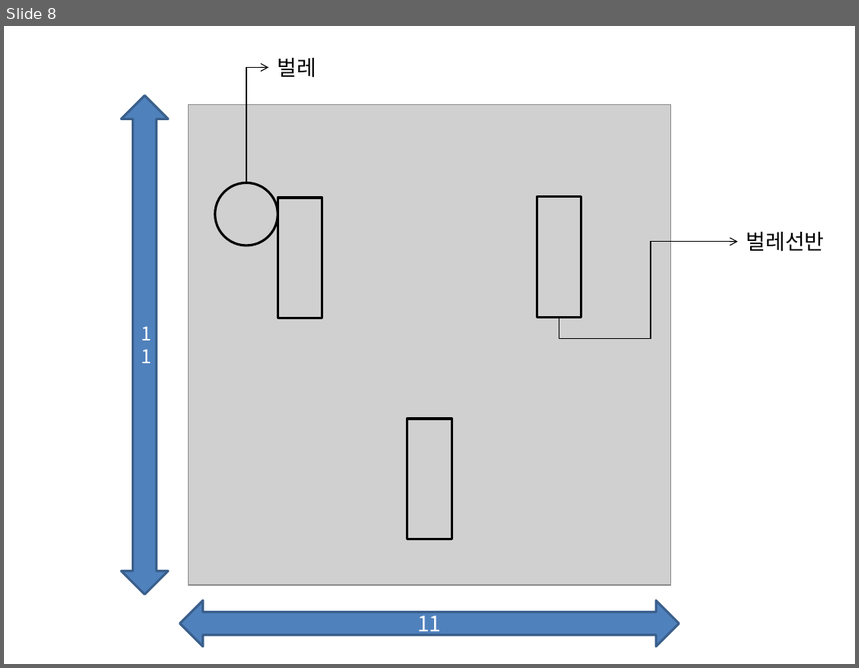
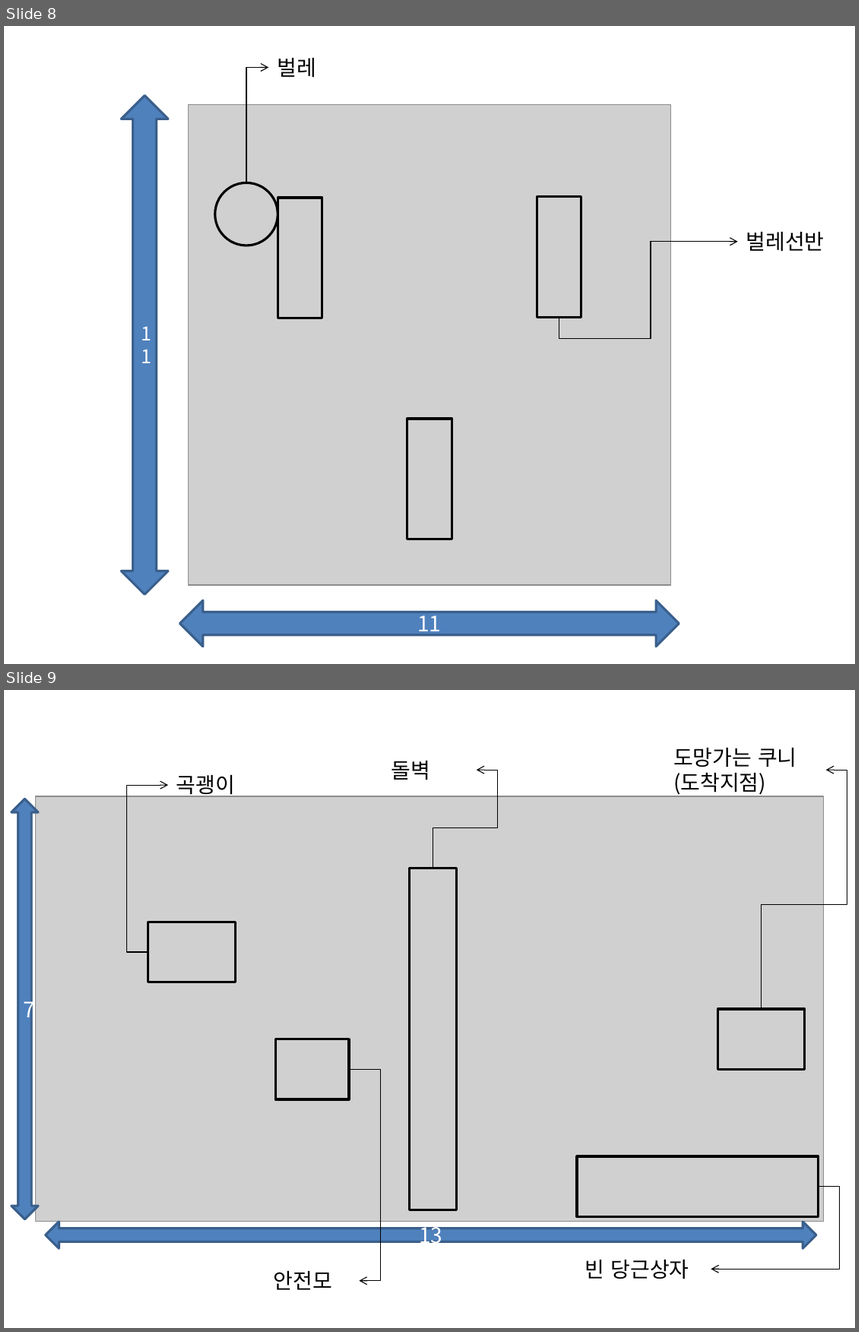
Before and after one commit to JinsooLee-Testing/aww, a slide deck: 기획문서/그림용ppt2.pptx. Shown one above the other, each under a label of ours: slide 8 before the commit, slides 8 and 9 after it. The pictures are 859x668 and 859x1332 pixels, drawn with LibreOffice and Linux fonts; fonts in the diff are those of the drawing; grey boxes stand for pictures. Boxes give left, top, right and bottom in pixels: in the first picture for what was removed or moved away, otherwise in the second. Text is boxed around its words. In the diff, an @@ line names an element or a change of style, - is before the commit and + after.

```diff
--- a/기획문서/그림용ppt2.pptx
+++ b/기획문서/그림용ppt2.pptx
@@ slide 9 added at [4, 690, 855, 1328], background #FFFFFF @@
@@ text added at [674, 748, 797, 796], 18 pt, text #000000 @@
+도망가는 쿠니
+(도착지점)
@@ text added at [177, 775, 235, 799], 18 pt, text #000000 @@
+곡괭이
@@ text added at [391, 761, 430, 780], 18 pt, text #000000 @@
+돌벽
@@ elbow arrow added from (433, 869) to (477, 770), #000000 0.75 pt @@
@@ elbow arrow added from (762, 1009) to (826, 770), #000000 0.75 pt @@
@@ up down arrow added at [12, 799, 38, 1220], fill #4F81BD, outline #3A5F8C 2 pt, 18 pt, text #FFFFFF @@
+7
@@ picture added at [35, 796, 824, 1222] @@
@@ elbow arrow added from (148, 952) to (168, 785), #000000 0.75 pt @@
@@ rectangle added at [409, 869, 456, 1211], outline #000000 2 pt @@
@@ rectangle added at [148, 923, 235, 983], outline #000000 2 pt @@
@@ rectangle added at [718, 1009, 805, 1070], outline #000000 2 pt @@
@@ rectangle added at [275, 1039, 350, 1100], outline #000000 2 pt @@
@@ elbow arrow added from (350, 1070) to (359, 1281), #000000 0.75 pt @@
@@ rectangle added at [577, 1157, 818, 1217], outline #000000 2 pt @@
@@ elbow arrow added from (819, 1187) to (712, 1270), #000000 0.75 pt @@
@@ left right arrow added at [46, 1222, 817, 1249], fill #4F81BD, outline #3A5F8C 2 pt, 18 pt, text #FFFFFF @@
+13
@@ text added at [274, 1271, 332, 1290], 18 pt, text #000000 @@
+안전모
@@ text added at [585, 1260, 690, 1280], 18 pt, text #000000 @@
+빈 당근상자
```
Also in this commit, not shown: 4 other files.
